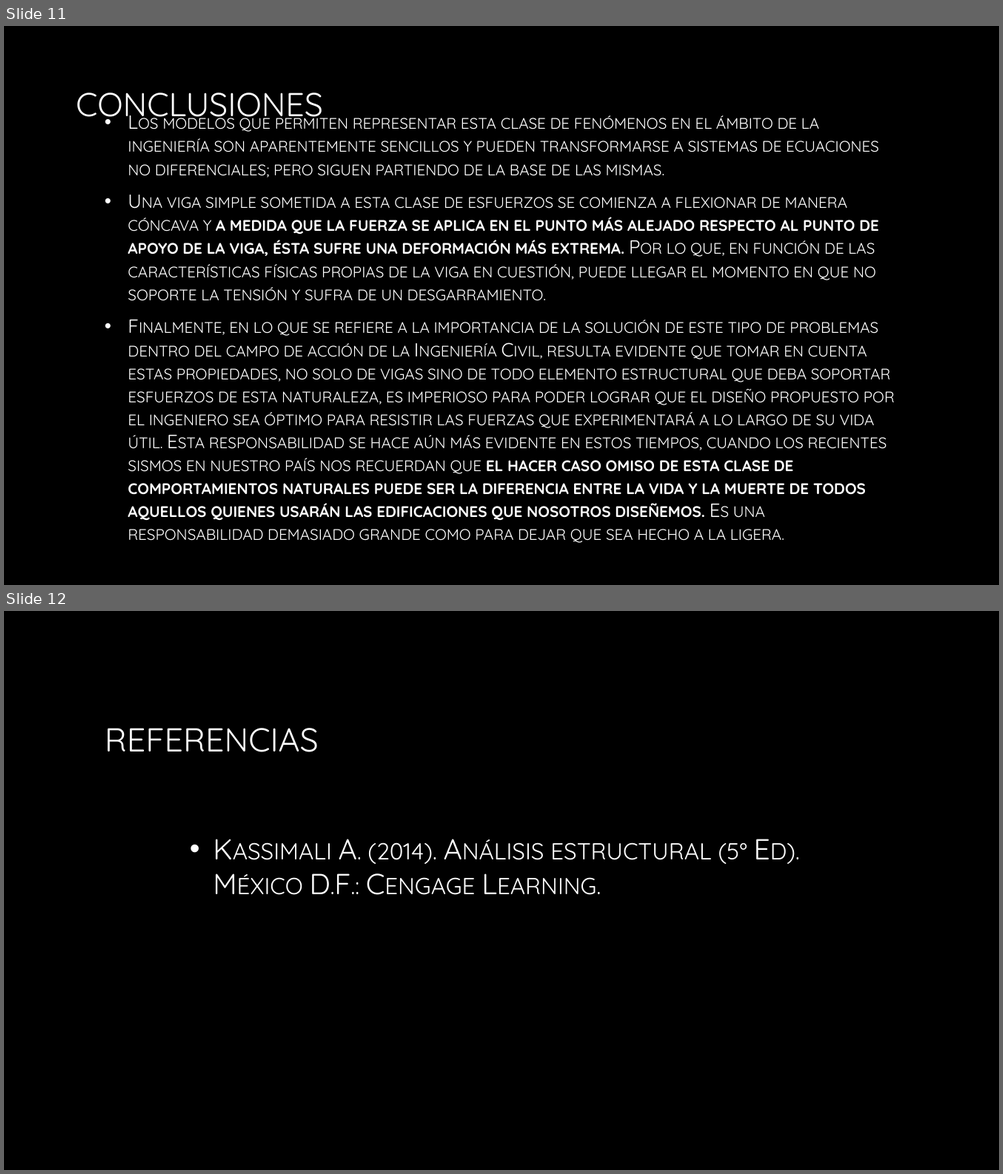
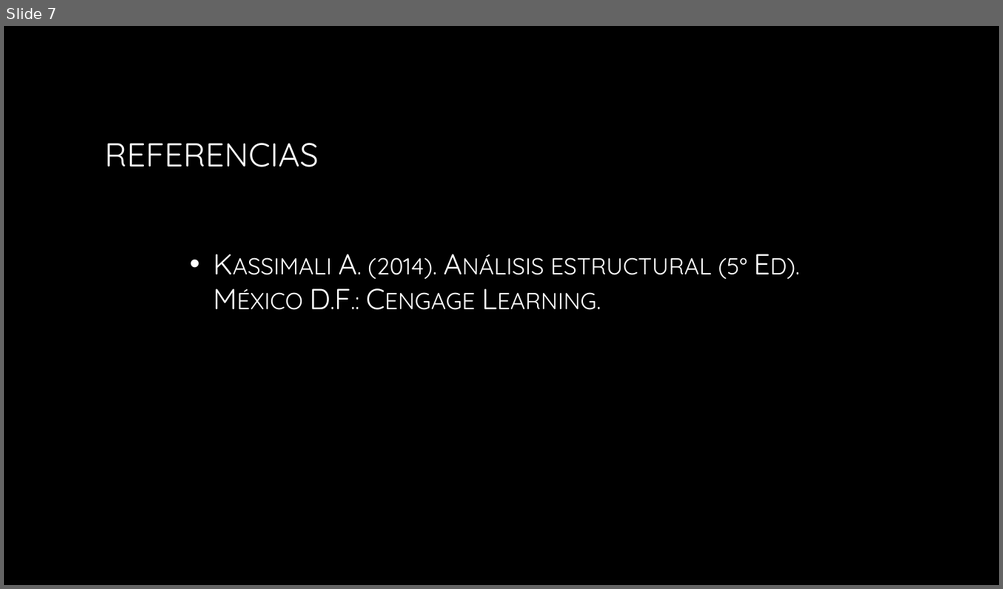
Before and after one commit to IC707912/PROYECTO-PRIMER-PARCIAL, a slide deck: Proyecto módulo 1.pptx. Shown one above the other, each under a label of ours: slides 11 and 12 before the commit, slide 7 after it. The pictures are 1003x1174 and 1003x589 pixels, drawn with LibreOffice and Linux fonts; fonts in the diff are those of the drawing; background and template pictures are left out. Boxes give left, top, right and bottom in pixels: in the first picture for what was removed or moved away, otherwise in the second. Text is boxed around its words. In the diff, an @@ line names an element or a change of style, - is before the commit and + after.

```diff
--- a/Proyecto módulo 1.pptx
+++ b/Proyecto módulo 1.pptx
@@ slide 11 removed at [4,26,999,585], background picture (left out) @@
@@ title removed at [76,93,323,126] @@
-CONCLUSIONES
@@ text removed at [128,138,894,543] @@
-• Los modelos que permiten representar esta clase de fenómenos en el ámbito de la ingeniería son aparentemente sencillos y pueden transformarse a sistemas de ecuaciones no diferenciales; pero siguen partiendo de la base de las mismas.
-• Una viga simple sometida a esta clase de esfuerzos se comienza a flexionar de manera cóncava y a medida que la fuerza se aplica en el punto más alejado respecto al punto de apoyo de la viga, ésta sufre una deformación más extrema. Por lo que, en función de las características físicas propias de la viga en cuestión, puede llegar el momento en que no soporte la tensión y sufra de un desgarramiento.
-• Finalmente, en lo que se refiere a la importancia de la solución de este tipo de problemas dentro del campo de acción de la Ingeniería Civil, resulta evidente que tomar en cuenta estas propiedades, no solo de vigas sino de todo elemento estructural que deba soportar esfuerzos de esta naturaleza, es imperioso para poder lograr que el diseño propuesto por el ingeniero sea óptimo para resistir las fuerzas que experimentará a lo largo de su vida útil. Esta responsabilidad se hace aún más evidente en estos tiempos, cuando los recientes sismos en nuestro país nos recuerdan que el hacer caso omiso de esta clase de comportamientos naturales puede ser la diferencia entre la vida y la muerte de todos aquellos quienes usarán las edificaciones que nosotros diseñemos. Es una responsabilidad demasiado grande como para dejar que sea hecho a la ligera.
@@ what was slide 12 is now slide 7 @@
```
Also in this commit, not shown: 4 slides changed, 1 slide added, 5 other slides removed, 1 other file.
